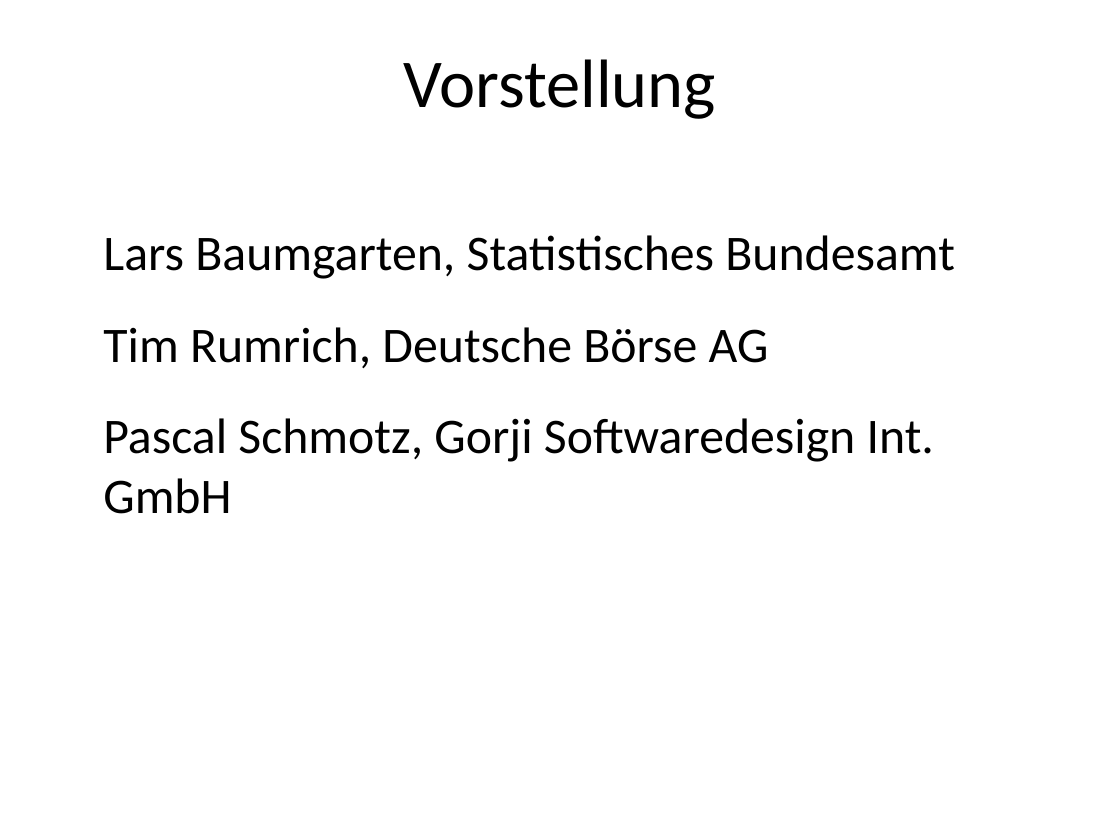
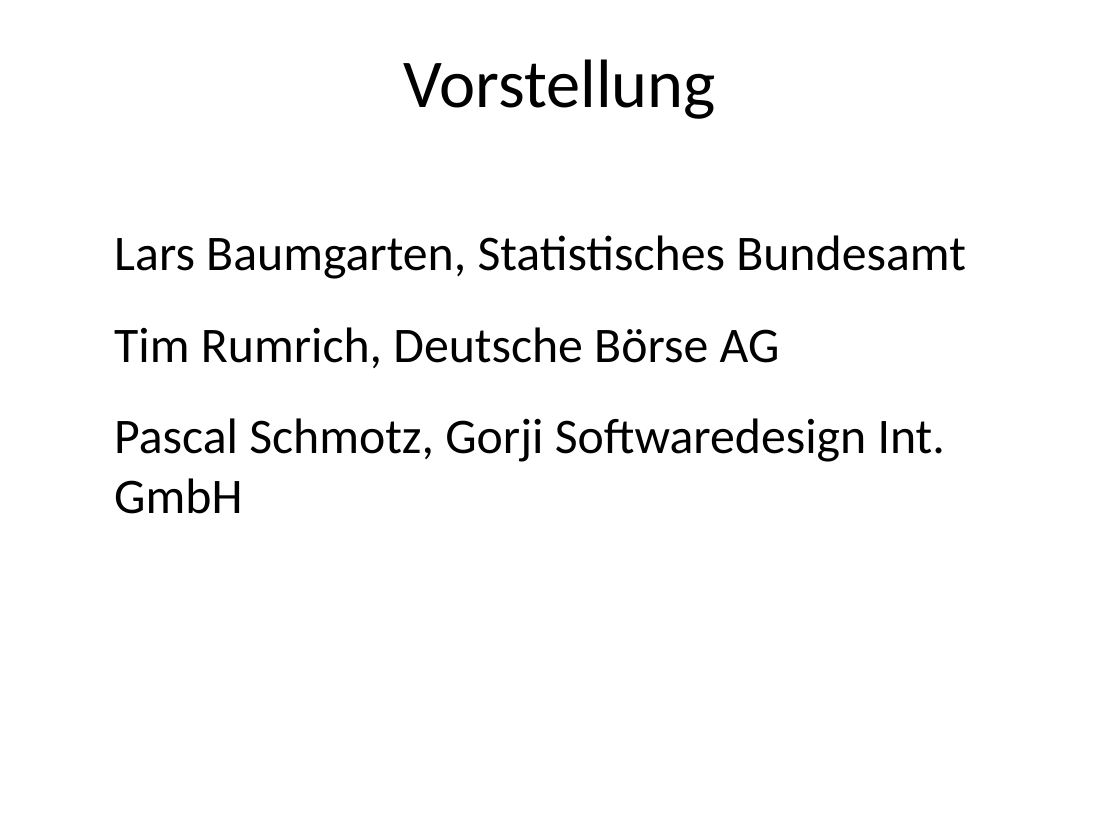
Before and after one commit to TrialAnd404/MyRepo, a slide deck: slide 3 of ZitatErfassung2.odp. Drawn at 1120x840 pixels with LibreOffice and Linux fonts; fonts in the diff are those of the drawing; background and template pictures are left out. Boxes give left, top, right and bottom in pixels: in the first picture for what was removed or moved away, otherwise in the second. Text is boxed around its words. In the diff, an @@ line names an element or a change of style, - is before the commit and + after.

```diff
--- a/ZitatErfassung2.odp
+++ b/ZitatErfassung2.odp
@@ text "Lars Baumgarten, Statistisches Bundesamt" at (114,235,966,514): indent changed @@
```
Also in this commit, not shown: 8 other slides changed, 6 slides added, 5 slides removed, 1 other file.
